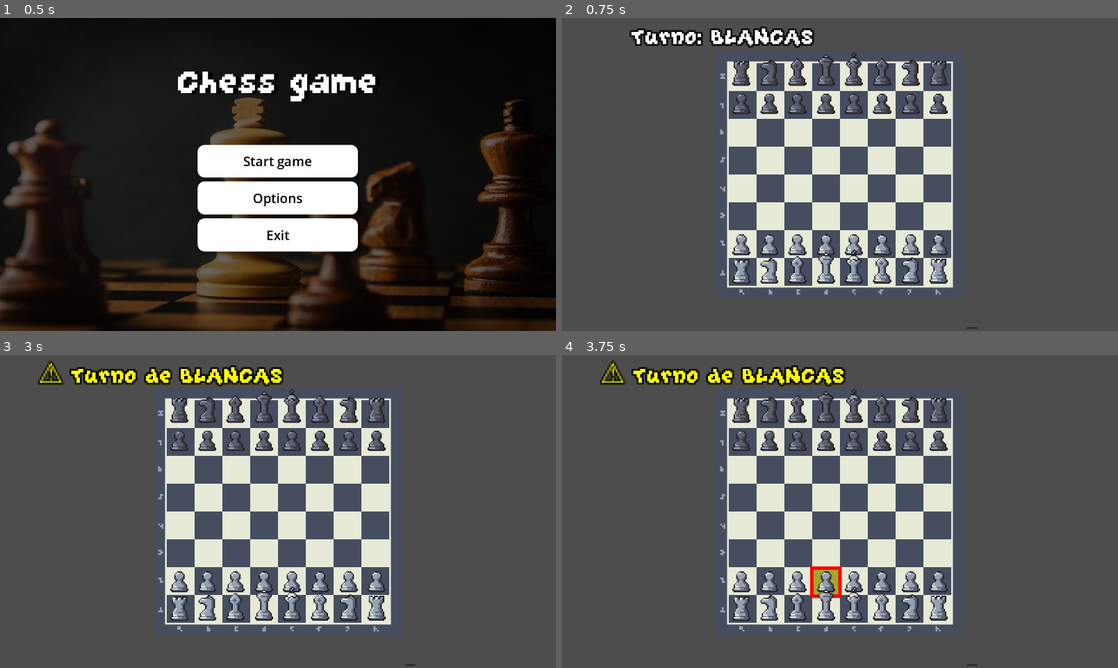
Above: before the commit, frames 1-4 (two rows, left to right).
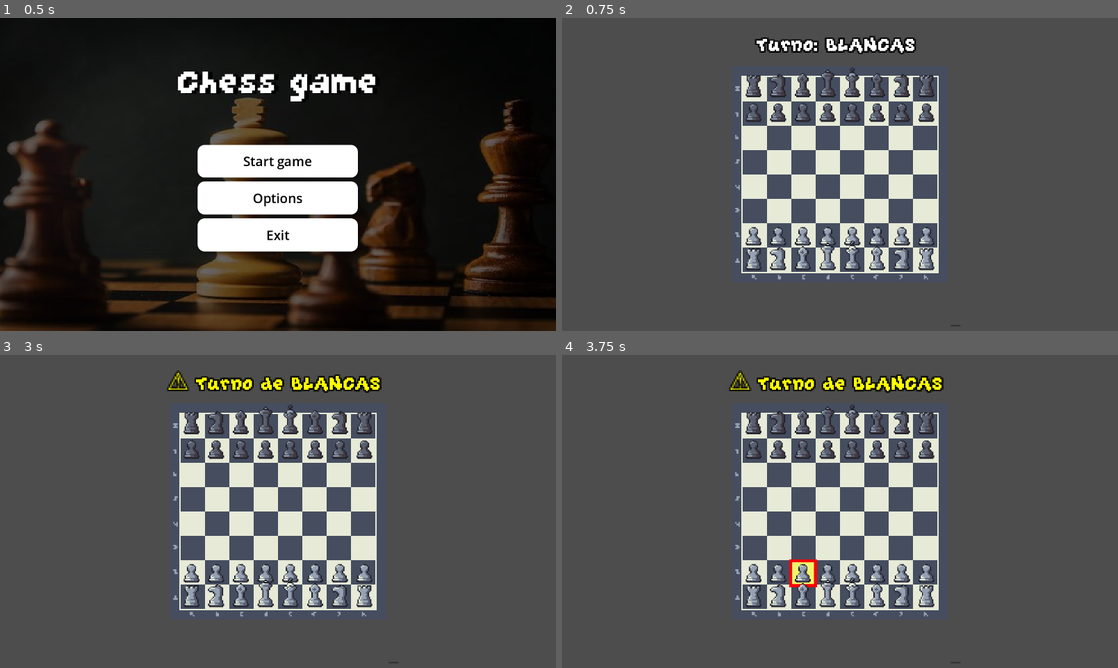
Above: after the commit, the same moments.

Repository: Ataik7/ajedrez
Game: Godot game, scene res://Scenes/main_menu.tscn
Same seed, same stepped clock (60 frames per second), same inputs: the game is played once before the commit and once after it.
Inputs (mouse positions are in pixels of both pictures, inside the frame that each line leads up to):
- Up to frame 1 (0.5 s): no input
- Up to frame 2 (0.75 s): click "Start game" at 0.5 s
- Up to frame 3 (3 s): tap Enter at 1.25, 2.75 s; move the mouse to (400, 495) at 1.27 s; click (400, 495) at 1.42 s; tap Space at 2 s; move the mouse to (166, 527) at 2.02 s; click (166, 527) at 2.17 s; move the mouse to (333, 442) at 2.77 s; click (333, 442) at 2.92 s
- Up to frame 4 (3.75 s): tap Space at 3.5 s; move the mouse to (812, 574) at 3.52 s; click (812, 574) at 3.67 s

Frame 1 is identical in both runs. In frame 2, 18% of the frame differs, in the area x 12-75%, y 2-100%; in frame 3, 18%; in frame 4, 19%, in the area x 6-75%, y 1-100%.

Commit message:
Ajustes de botón y texto

Diff:
--- a/ajedrez/Scenes/game.tscn
+++ b/ajedrez/Scenes/game.tscn
@@ -58,7 +58,7 @@
 [node name="Turn" type="Sprite2D" parent="."]
 
 [node name="Camera2D" type="Camera2D" parent="."]
-zoom = Vector2(4, 4)
+zoom = Vector2(3.5, 3.5)
 
 [node name="MarkerInit" type="Marker2D" parent="."]
 position = Vector2(-65, -65)
@@ -75,17 +75,23 @@
 anchor_top = -0.069000006
 anchor_right = 0.055000003
 anchor_bottom = -0.024
-offset_left = 73.48
-offset_top = 87.68001
-offset_right = 79.6
-offset_bottom = 88.28
+offset_left = 73.0
+offset_top = 99.0
+offset_right = 79.119995
+offset_bottom = 99.59999
 
 [node name="StatusLabel" type="Label" parent="GameUI/Panel"]
-layout_mode = 0
-offset_left = -232.48001
-offset_top = -182.68001
-offset_right = -48.48001
-offset_bottom = -150.68001
+layout_mode = 1
+anchors_preset = -1
+anchor_left = 8.885
+anchor_top = -13.995001
+anchor_right = 8.885
+anchor_bottom = -13.995001
+offset_left = -221.37616
+offset_top = -191.60313
+offset_right = -37.37616
+offset_bottom = -159.60313
+grow_horizontal = 2
 text = "Turno Blancas"
 label_settings = SubResource("LabelSettings_3dryh")
 horizontal_alignment = 1
@@ -96,10 +102,10 @@
 anchors_preset = -1
 anchor_right = 0.358
 anchor_bottom = 0.5
-offset_left = -244.48001
-offset_top = -139.68001
-offset_right = -148.67097
-offset_bottom = -96.98
+offset_left = -122.0
+offset_top = -119.0
+offset_right = -26.190958
+offset_bottom = -76.299995
 theme_override_fonts/font = ExtResource("4_3dryh")
 theme_override_styles/normal = SubResource("StyleBoxFlat_3dryh")
 theme_override_styles/pressed = SubResource("StyleBoxFlat_wowpa")
